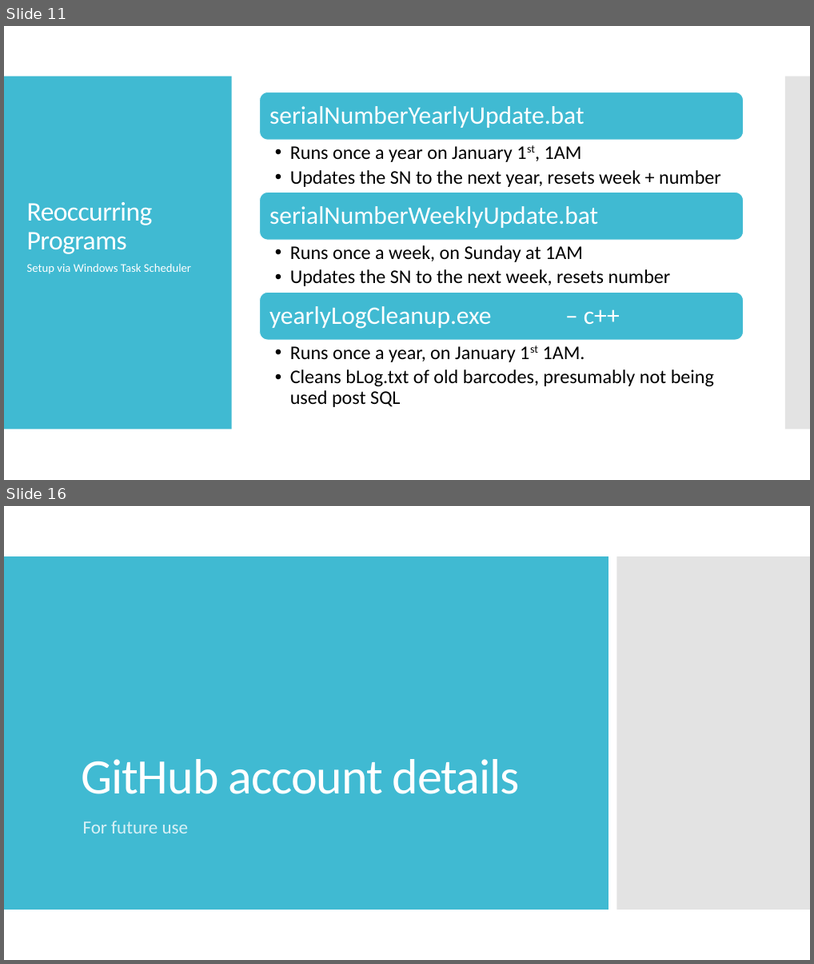
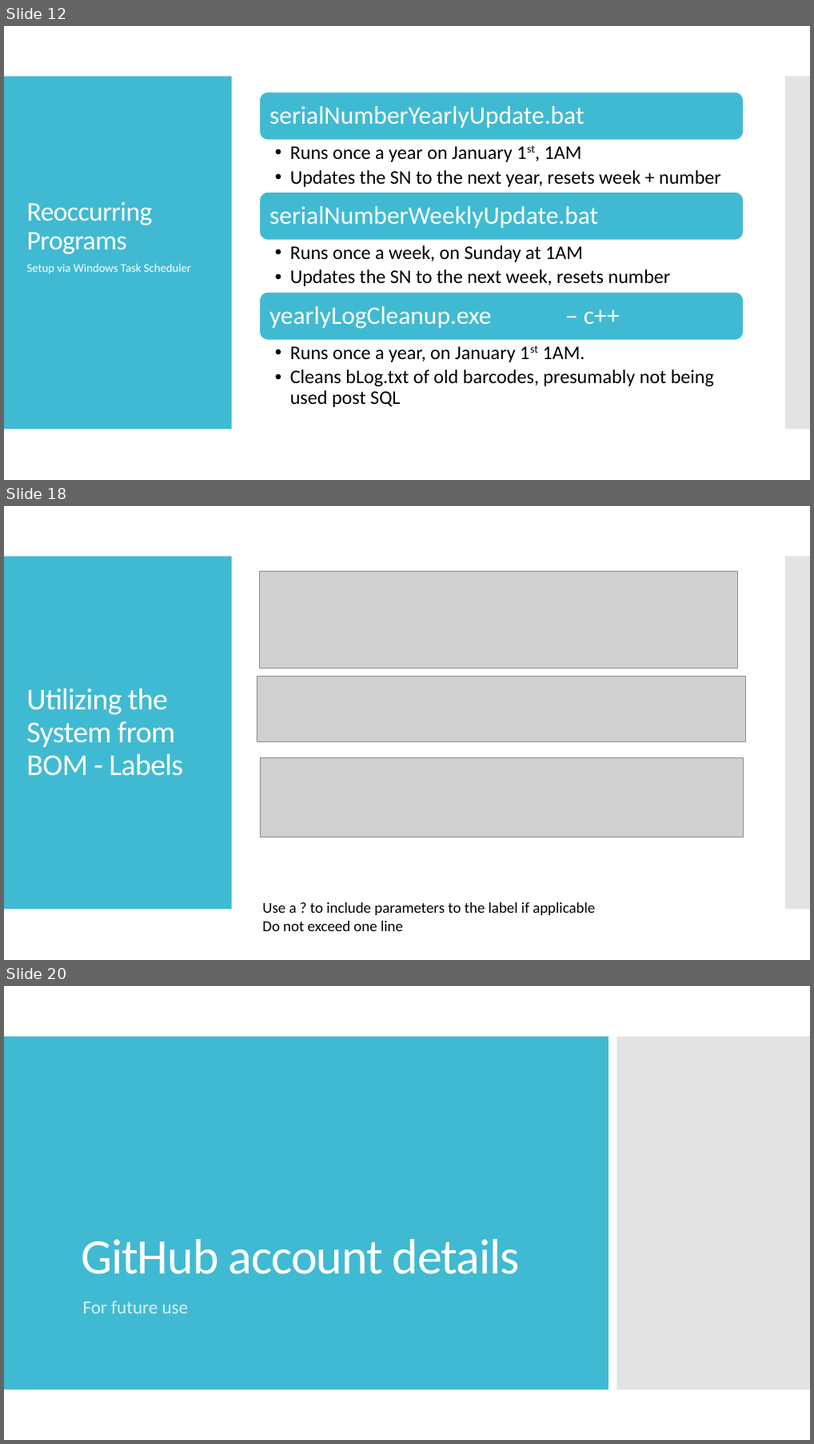
Before and after one commit to pixustechnologies/labelSerialNumberProject, a slide deck: LabelSerialNumberOverview.pptx. Shown one above the other, each under a label of ours: slides 11 and 16 before the commit, slides 12, 18 and 20 after it; the slides between them are not shown. The pictures are 814x964 and 814x1444 pixels, drawn with LibreOffice and Linux fonts; fonts in the diff are those of the drawing; grey boxes stand for pictures. Boxes give left, top, right and bottom in pixels: in the first picture for what was removed or moved away, otherwise in the second. Text is boxed around its words. In the diff, an @@ line names an element or a change of style, - is before the commit and + after.

Commit message:
Updated Docs + Installs, Fixed Parameters Updated the Doc, and PPT Included Task Scheduler files into \installs Fixed issue with spacing in the submitted parameters

```diff
--- a/LabelSerialNumberOverview.pptx
+++ b/LabelSerialNumberOverview.pptx
@@ slide 18 added at (4, 506, 810, 960), background #FFFFFF; not listed: 2 template elements that a slide beside it also shows @@
@@ picture added at (260, 571, 738, 668) @@
@@ title added at (26, 688, 183, 776), 36 pt, text #FFFFFF @@
+Utilizing the System from BOM - Labels
@@ picture added at (257, 676, 746, 741) @@
@@ picture added at (260, 758, 744, 837) @@
@@ text added at (262, 902, 595, 931), 18 pt, text #000000 @@
+Use a ? to include parameters to the label if applicable
+Do not exceed one line
@@ what was slide 11 is now slide 12 @@
@@ what was slide 16 is now slide 20 @@
```
Also in this commit, not shown: 6 slides changed, 3 other slides added, 13 other files.
